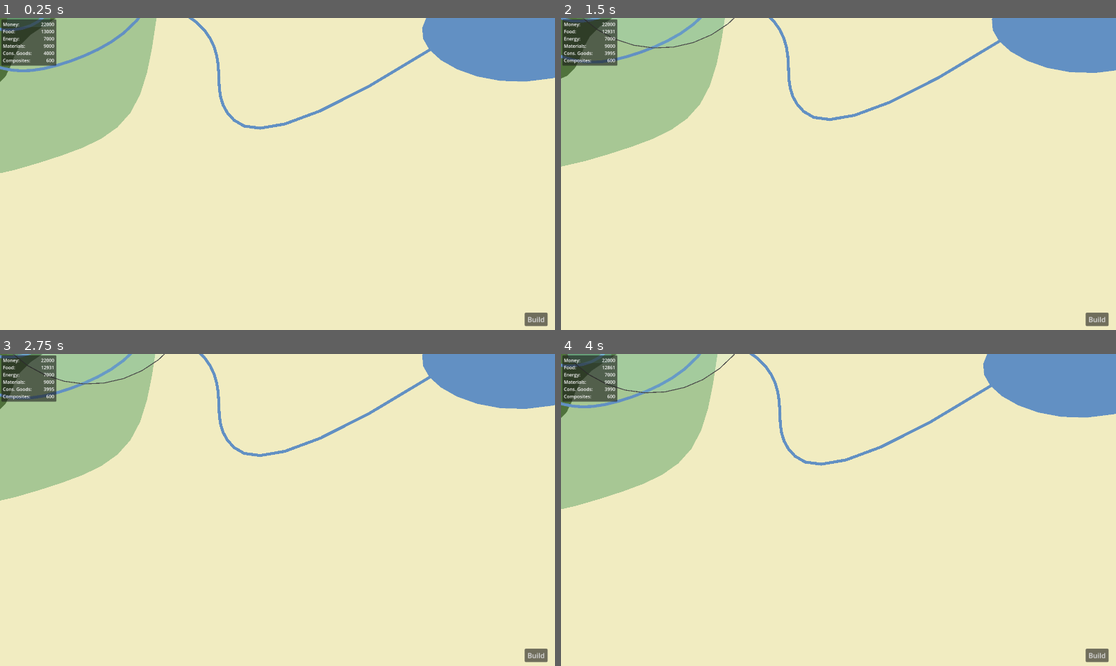
Above: before the commit, frames 1-4 (two rows, left to right).
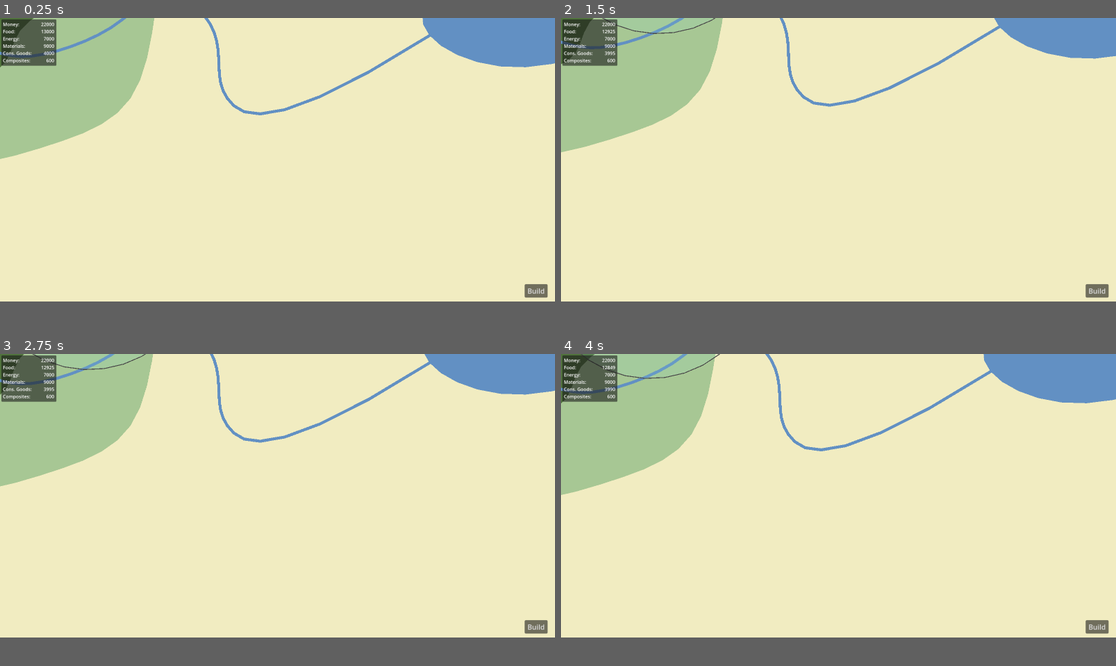
Above: after the commit, the same moments.

Repository: Novation257/Nations-Refounded
Game: Godot game, scene res://masterScene.tscn
The game is run twice, just before and just after one commit, with the same random seed, the same clock (stepped at 60 frames per second) and the same inputs. The engine's default icon, where the game draws it, is replaced by a stand-in: a white triangle on a blue panel in a dark square.
Inputs (mouse positions are in pixels of both pictures, inside the frame that each line leads up to):
- Up to frame 1 (0.25 s): no input
- Up to frame 2 (1.5 s): tap Enter at 0.5 s; move the mouse to (855, 217) at 0.52 s; tap Down (CamDown) at 0.6 s; click (855, 217) at 0.67 s; tap Space at 1.25 s; move the mouse to (727, 189) at 1.27 s; tap Left (CamLeft) at 1.35 s; click (727, 189) at 1.42 s
- Up to frame 3 (2.75 s): tap Enter at 2 s; move the mouse to (333, 441) at 2.02 s; tap Right (CamRight) at 2.1 s; click (333, 441) at 2.17 s
- Up to frame 4 (4 s): tap Space at 2.75 s; move the mouse to (810, 572) at 2.77 s; tap Up (CamUp) at 2.85 s; click (810, 572) at 2.92 s; tap Enter at 3.5 s; move the mouse to (1005, 556) at 3.52 s; press the mouse at (1005, 556) at 3.53 s
In our replay, the window is 799x449 before the commit and 799x408 after it. These sizes can differ from the game's own. Grey fills any space a smaller window leaves; there, only what the larger window draws over its background counts as a difference.

The runs differ from the first frame. In frame 1, 4.7% of the frame differs, in the area x 0-100%, y 0-99%; in frame 2, 4.8%; in frame 3, 4.6%; in frame 4, 4.9%.

Commit message:
Extra stuff from demo

Diff:
--- a/ClientApp/masterScene.tscn
+++ b/ClientApp/masterScene.tscn
@@ -17,7 +17,7 @@
 position = Vector2(65.9999, 155)
 script = ExtResource("3_tiwjy")
 points = PackedVector2Array(-2433.31, -518.684, -2004.8, -716.461, -1647.84, -804.659, -1484.05, -1021.36, -987.639, -1 …(1136 unchanged characters)…
-weights = PackedFloat32Array(1, 1, 1, 1, 1, 1, 1, 1, 1, 1, 1 …(120236 unchanged characters)… 1, 1, 1, 1, 1, 1, 1, 1, 1, 1, 1, 1, 1, 1)
+weights = PackedFloat32Array(1, 1, 1, 1, 1, 1, 1, 1, 1, 1, 1 …(120236 unchanged characters)… 1, 1, 1, 1, 1, 1, 1, 1, 1, 1, 1, 1, 1, 1, 1, 1, 1, 1, 1, 1, 1, 1, 1, 1, 1, 1)
 collision_poly = NodePath("barren/CollisionPolygon2D")
 open = false
 border = false
@@ -34,7 +34,7 @@
 position = Vector2(-980, -203)
 script = ExtResource("3_tiwjy")
 points = PackedVector2Array(-243.622, -222.623, 78.9117, -640.832, 508.909, -930.005, 665.709, -836.773, 563.194, -447.16, 530.291, 35.7971, 207.751, 151.71, -248.317, 285.678, -1009.16, 55.1613, -1048.76, 258.808, -1298.16, 142.881, -1164.63, -108.98, -776.504, -20.901, -700.589, -274.256)
-weights = PackedFloat32Array(1, 1, 1, 1, 1, 1, 1, 1, 1, 1, 1 …(22685 unchanged characters)… 1, 1, 1, 1, 1, 1, 1, 1, 1, 1, 1, 1, 1, 1)
+weights = PackedFloat32Array(1, 1, 1, 1, 1, 1, 1, 1, 1, 1, 1 …(22685 unchanged characters)… 1, 1, 1, 1, 1, 1, 1, 1, 1, 1, 1, 1, 1, 1, 1, 1, 1, 1, 1, 1, 1, 1, 1, 1, 1, 1)
 collision_poly = NodePath("plains/CollisionPolygon2D")
 open = false
 border = false
@@ -51,7 +51,7 @@
 position = Vector2(-1035, -521)
 script = ExtResource("3_tiwjy")
 points = PackedVector2Array(-786.552, 194.825, -253.795, -31.4633, 173.837, -409.204, 467.833, -79.5718, 82.9648, 45.1541, 145.328, 255.406, -367.83, 258.97)
-weights = PackedFloat32Array(1, 1, 1, 1, 1, 1, 1, 1, 1, 1, 1 …(16628 unchanged characters)… 1, 1, 1, 1, 1, 1, 1, 1, 1, 1, 1, 1, 1, 1)
+weights = PackedFloat32Array(1, 1, 1, 1, 1, 1, 1, 1, 1, 1, 1 …(16628 unchanged characters)… 1, 1, 1, 1, 1, 1, 1, 1, 1, 1, 1, 1, 1, 1, 1, 1, 1, 1, 1, 1, 1, 1, 1, 1, 1, 1)
 collision_poly = NodePath("forest/CollisionPolygon2D")
 open = false
 border = false
@@ -129,7 +129,7 @@
 position = Vector2(-1735, 113)
 script = ExtResource("3_tiwjy")
 points = PackedVector2Array(-243.622, -222.623, 110.098, -223.524, 539.917, -135.425, 323.673, -36.6466, 128.786, -12.6194, 18.7378, 201.189, -274.336, 120.865)
-weights = PackedFloat32Array(1, 1, 1, 1, 1, 1, 1, 1, 1, 1, 1 …(5408 unchanged characters)… 1, 1, 1, 1, 1, 1, 1, 1, 1, 1, 1, 1, 1, 1)
+weights = PackedFloat32Array(1, 1, 1, 1, 1, 1, 1, 1, 1, 1, 1 …(5408 unchanged characters)… 1, 1, 1, 1, 1, 1, 1, 1, 1, 1, 1, 1, 1, 1, 1, 1, 1, 1, 1, 1, 1, 1, 1, 1, 1, 1)
 collision_poly = NodePath("forest/CollisionPolygon2D")
 open = false
 border = false
@@ -146,7 +146,7 @@
 position = Vector2(556, -855)
 script = ExtResource("3_tiwjy")
 points = PackedVector2Array(19.9692, -265.708, 355.59, -217.762, 478.451, -142.847, 469.461, -5.00256, 402.259, 102.07, 340.631, 91.9543, 138.782, -110.154, -244.144, 58.0143, -265.713, 259.592, -369.792, 206.203, -654.269, 288.666, -429.523, -268.705, -243.733, -340.623)
-weights = PackedFloat32Array(1, 1, 1, 1, 1, 1, 1, 1, 1, 1, 1 …(35966 unchanged characters)… 1, 1, 1, 1, 1, 1, 1, 1, 1, 1, 1, 1, 1, 1)
+weights = PackedFloat32Array(1, 1, 1, 1, 1, 1, 1, 1, 1, 1, 1 …(35966 unchanged characters)… 1, 1, 1, 1, 1, 1, 1, 1, 1, 1, 1, 1, 1, 1, 1, 1, 1, 1, 1, 1, 1, 1, 1, 1, 1, 1)
 collision_poly = NodePath("plains/CollisionPolygon2D")
 open = false
 border = false
@@ -163,7 +163,7 @@
 position = Vector2(525, -701)
 script = ExtResource("3_tiwjy")
 points = PackedVector2Array(-326.819, -35.0415, 65.0303, -257.976, 397.181, -159.042, 467.833, -79.5718, 343.181, 16.9585, 137.181, 20.9585, -388.181, 122.949)
-weights = PackedFloat32Array(1, 1, 1, 1, 1, 1, 1, 1, 1, 1, 1 …(21872 unchanged characters)… 1, 1, 1, 1, 1, 1, 1, 1, 1, 1, 1, 1, 1, 1)
+weights = PackedFloat32Array(1, 1, 1, 1, 1, 1, 1, 1, 1, 1, 1 …(21872 unchanged characters)… 1, 1, 1, 1, 1, 1, 1, 1, 1, 1, 1, 1, 1, 1, 1, 1, 1, 1, 1, 1, 1, 1, 1, 1, 1, 1)
 collision_poly = NodePath("forest/CollisionPolygon2D")
 open = false
 border = false
@@ -193,6 +193,11 @@
 metadata/ownerID = 1
 metadata/population = 25000
 
+[node name="Stockholm" parent="Cities" instance=ExtResource("7_suwhb")]
+position = Vector2(180, -858)
+metadata/ownerID = 2
+metadata/population = 2500
+
 [node name="Extractors" type="Node2D" parent="."]
 unique_name_in_owner = true
 
@@ -240,6 +245,11 @@
 position = Vector2(-576, -909)
 metadata/ownerID = 1
 metadata/Type = "Rice Farm"
+
+[node name="11Dairy Farm" parent="Extractors" instance=ExtResource("5_spx8q")]
+position = Vector2(302, -1010)
+metadata/ownerID = 2
+metadata/Type = "Dairy Farm"
 
 [node name="Res Nodes" type="Node2D" parent="."]
 unique_name_in_owner = true
--- a/ClientApp/project.godot
+++ b/ClientApp/project.godot
@@ -18,7 +18,7 @@
 [display]
 
 window/size/viewport_width=1920
-window/size/viewport_height=1080
+window/size/viewport_height=980
 
 [editor_plugins]
 
